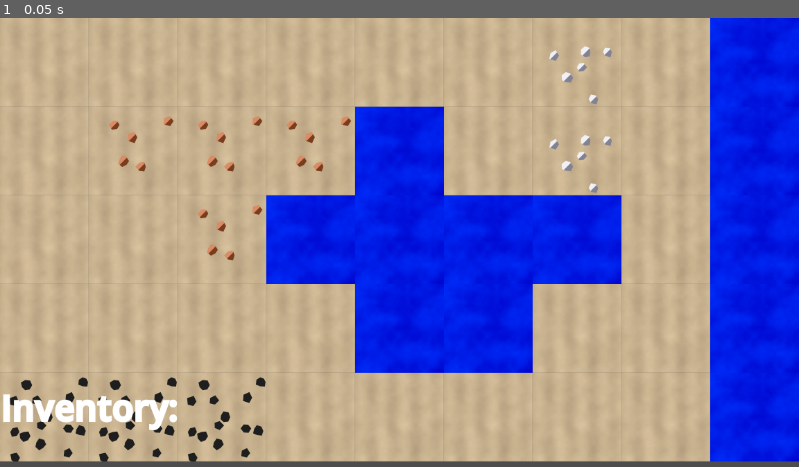
Above: before the commit, frame 1.
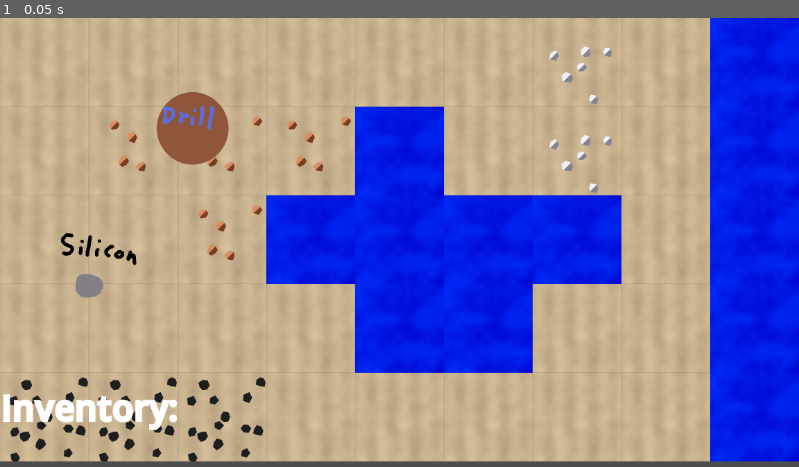
Above: after the commit, the same moment.

Repository: Icewav3/godot-factory-game
Game: Godot game, scene res://Scenes/main.tscn
The game is run twice, just before and just after one commit, with the same random seed, the same clock (stepped at 60 frames per second) and the same inputs.
Inputs:
- Up to frame 1 (0.05 s): no input

The runs differ from the first frame. In frame 1, 1.5% of the frame differs, in the area x 7-29%, y 16-63%.

Commit message:
Last commit for data driven re-write

Diff:
--- a/Data/Buildables/Extractor/CopperDrill.tres
+++ b/Data/Buildables/Extractor/CopperDrill.tres
@@ -1,6 +1,6 @@
 [gd_resource type="Resource" script_class="extractor_data" load_steps=5 format=3 uid="uid://bbnqlt3qbop43"]
 
-[ext_resource type="Script" uid="uid://bgf5vwhivy2w6" path="res://Data/Materials/MaterialData.gd" id="1_aknum"]
+[ext_resource type="Script" uid="uid://bgf5vwhivy2w6" path="res://Data/MaterialData.gd" id="1_aknum"]
 [ext_resource type="Resource" uid="uid://c4doixd50lf2d" path="res://Data/Materials/Copper.tres" id="2_s7hbq"]
 [ext_resource type="Script" uid="uid://clwjim5dlvb30" path="res://Data/Buildables/ExtractorData.gd" id="3_jtear"]
 [ext_resource type="Texture2D" uid="uid://b5fjv65005m88" path="res://Assets/Sprites/Placeholder/DrillTemp.png" id="4_h7vc1"]
--- a/Data/Buildables/Factory/silicon_factory.tres
+++ b/Data/Buildables/Factory/silicon_factory.tres
@@ -1,6 +1,6 @@
 [gd_resource type="Resource" script_class="factory_data" load_steps=8 format=3 uid="uid://g3mwnnll32o3"]
 
-[ext_resource type="Script" uid="uid://bgf5vwhivy2w6" path="res://Data/Materials/MaterialData.gd" id="1_pnl1y"]
+[ext_resource type="Script" uid="uid://bgf5vwhivy2w6" path="res://Data/MaterialData.gd" id="1_pnl1y"]
 [ext_resource type="Resource" uid="uid://dsjv2xdkoow8t" path="res://Data/Materials/Quartz.tres" id="2_0vswb"]
 [ext_resource type="Resource" uid="uid://b4f63fginmdab" path="res://Data/Materials/Sand.tres" id="3_qc28r"]
 [ext_resource type="Script" uid="uid://olroea07qpjh" path="res://Data/Buildables/FactoryData.gd" id="4_0tkck"]
--- a/Data/Materials/Coal.tres
+++ b/Data/Materials/Coal.tres
@@ -1,6 +1,6 @@
 [gd_resource type="Resource" script_class="MaterialData" load_steps=2 format=3 uid="uid://mc4sem26gips"]
 
-[ext_resource type="Script" uid="uid://bgf5vwhivy2w6" path="res://Data/Materials/MaterialData.gd" id="1_e0bur"]
+[ext_resource type="Script" uid="uid://bgf5vwhivy2w6" path="res://Data/MaterialData.gd" id="1_e0bur"]
 
 [resource]
 script = ExtResource("1_e0bur")
--- a/Data/Materials/Copper.tres
+++ b/Data/Materials/Copper.tres
@@ -1,6 +1,6 @@
 [gd_resource type="Resource" script_class="MaterialData" load_steps=2 format=3 uid="uid://c4doixd50lf2d"]
 
-[ext_resource type="Script" uid="uid://bgf5vwhivy2w6" path="res://Data/Materials/MaterialData.gd" id="1_83muv"]
+[ext_resource type="Script" uid="uid://bgf5vwhivy2w6" path="res://Data/MaterialData.gd" id="1_83muv"]
 
 [resource]
 script = ExtResource("1_83muv")
--- a/Data/Materials/Iron.tres
+++ b/Data/Materials/Iron.tres
@@ -1,6 +1,6 @@
 [gd_resource type="Resource" script_class="MaterialData" load_steps=2 format=3 uid="uid://di3456dyy2yox"]
 
-[ext_resource type="Script" uid="uid://bgf5vwhivy2w6" path="res://Data/Materials/MaterialData.gd" id="1_iwisf"]
+[ext_resource type="Script" uid="uid://bgf5vwhivy2w6" path="res://Data/MaterialData.gd" id="1_iwisf"]
 
 [resource]
 script = ExtResource("1_iwisf")
--- a/Data/Materials/Quartz.tres
+++ b/Data/Materials/Quartz.tres
@@ -1,6 +1,6 @@
 [gd_resource type="Resource" script_class="MaterialData" load_steps=2 format=3 uid="uid://dsjv2xdkoow8t"]
 
-[ext_resource type="Script" uid="uid://bgf5vwhivy2w6" path="res://Data/Materials/MaterialData.gd" id="1_go8i8"]
+[ext_resource type="Script" uid="uid://bgf5vwhivy2w6" path="res://Data/MaterialData.gd" id="1_go8i8"]
 
 [resource]
 script = ExtResource("1_go8i8")
--- a/Data/Materials/Sand.tres
+++ b/Data/Materials/Sand.tres
@@ -1,6 +1,6 @@
 [gd_resource type="Resource" script_class="MaterialData" load_steps=2 format=3 uid="uid://b4f63fginmdab"]
 
-[ext_resource type="Script" uid="uid://bgf5vwhivy2w6" path="res://Data/Materials/MaterialData.gd" id="1_hke0x"]
+[ext_resource type="Script" uid="uid://bgf5vwhivy2w6" path="res://Data/MaterialData.gd" id="1_hke0x"]
 
 [resource]
 script = ExtResource("1_hke0x")
--- a/Data/Materials/Silicon.tres
+++ b/Data/Materials/Silicon.tres
@@ -1,6 +1,6 @@
 [gd_resource type="Resource" script_class="MaterialData" load_steps=2 format=3 uid="uid://b40xaydinfwx"]
 
-[ext_resource type="Script" uid="uid://bgf5vwhivy2w6" path="res://Data/Materials/MaterialData.gd" id="1_6bclr"]
+[ext_resource type="Script" uid="uid://bgf5vwhivy2w6" path="res://Data/MaterialData.gd" id="1_6bclr"]
 
 [resource]
 script = ExtResource("1_6bclr")
--- a/Data/Materials/Water.tres
+++ b/Data/Materials/Water.tres
@@ -1,6 +1,6 @@
 [gd_resource type="Resource" script_class="MaterialData" load_steps=3 format=3 uid="uid://boqbms3qwdb40"]
 
-[ext_resource type="Script" uid="uid://bgf5vwhivy2w6" path="res://Data/Materials/MaterialData.gd" id="1_wl7s7"]
+[ext_resource type="Script" uid="uid://bgf5vwhivy2w6" path="res://Data/MaterialData.gd" id="1_wl7s7"]
 [ext_resource type="Material" uid="uid://nl5bsavtgrnu" path="res://Assets/TileSets/TileShaderMaterials/WaterShaderMaterial.tres" id="2_1iv1k"]
 
 [resource]
--- a/Prefabs/Buildables/Drill.tscn
+++ /dev/null
@@ -1,3 +0,0 @@
-[gd_scene format=3 uid="uid://c3yjv2caa8x2r"]
-
-[node name="Drill" type="Node2D"]
--- a/Prefabs/Buildables/Drills/Drill.tscn
+++ /dev/null
@@ -1,3 +0,0 @@
-[gd_scene format=3 uid="uid://c4tylsqde21ll"]
-
-[node name="Drill" type="Node2D"]
--- a/Prefabs/Buildables/Drills/FreeDrill/BasicDrill.tscn
+++ /dev/null
@@ -1,14 +0,0 @@
-[gd_scene load_steps=4 format=3 uid="uid://dgrh05yb8314g"]
-
-[ext_resource type="Script" uid="uid://ueitu1uilnlt" path="res://Prefabs/Buildables/Drills/FreeDrill/FreeDrill.gd" id="1_uwub3"]
-[ext_resource type="PackedScene" uid="uid://dyefxrc4a8n7a" path="res://Components/InventoryComponent.tscn" id="2_5u0g0"]
-[ext_resource type="Texture2D" uid="uid://bylqno1jgdhrp" path="res://icon.svg" id="2_xbsg2"]
-
-[node name="BasicDrill" type="Node2D"]
-script = ExtResource("1_uwub3")
-
-[node name="Sprite2D" type="Sprite2D" parent="."]
-texture = ExtResource("2_xbsg2")
-centered = false
-
-[node name="InventoryComponent" parent="." instance=ExtResource("2_5u0g0")]
--- a/Prefabs/Buildables/Drills/FreeDrill/FreeDrill.gd
+++ /dev/null
@@ -1,43 +0,0 @@
-# Drills/FreeDrill/FreeDrill.gd
-extends BaseExtractor
-
-@export var extraction_interval: float = 5.0  # Time in seconds per resource extraction (increased for slow extraction)
-var timer: float = 0.0
-
-func _ready() -> void:
-	super._ready() # Call the parent's _ready() function
-	set_process(true) # Ensure _process is running
-
-func _process(delta: float) -> void:
-	if _is_paused:
-		return  # Don't process if paused
-
-	timer += delta
-	if timer >= extraction_interval:
-		timer = 0.0
-		_extract()
-
-func _extract() -> void:
-	var world = get_parent()
-	var ore_tilemap = world.get_node_or_null("OreLayer")
-	var ground_tilemap = world.get_node_or_null("GroundLayer")
-
-	if not ore_tilemap or not ground_tilemap:
-		print("Error: One or both tilemap layers are missing on " + name + "!")
-		return
-
-	var local_pos = ore_tilemap.to_local(global_position)
-	var cell = ore_tilemap.local_to_map(local_pos)
-
-	var material = _get_material_from_tilemap(ore_tilemap, cell)
-	if not material:
-		material = _get_material_from_tilemap(ground_tilemap, cell)
-
-	if material:
-		inventory.add_resource(material, 1)  # Add extracted material to inventory
-	else:
-		print(name + ": No extractable material found.")
-
-func consume_fuel(fuel_amount: float) -> bool:
-	# This drill doesn't consume fuel, so always return true.
-	return true
--- a/Prefabs/Buildables/Drills/WaterDrill/WaterDrill.gd
+++ /dev/null
@@ -1,33 +0,0 @@
-# Drills/WaterDrill/WaterDrill.gd
-extends BaseExtractor
-
-@export var extraction_interval: float = 1.0  # Time in seconds per resource extraction
-var timer: float = 0.0
-
-func _perform_extraction(delta: float) -> void:
-	timer += delta
-	if timer >= extraction_interval:
-		timer = 0.0
-		_extract()
-
-func _extract() -> void:
-	var world = get_parent()
-	var ore_tilemap = world.get_node_or_null("OreLayer")
-	var ground_tilemap = world.get_node_or_null("GroundLayer")
-
-	if not ore_tilemap or not ground_tilemap:
-		print("Error: One or both tilemap layers are missing on " + name + "!")
-		return
-
-	var local_pos = ore_tilemap.to_local(global_position)
-	var cell = ore_tilemap.local_to_map(local_pos)
-
-	var material = _get_material_from_tilemap(ore_tilemap, cell)
-
-	if not material:
-		material = _get_material_from_tilemap(ground_tilemap, cell)
-
-	if material:
-		inventory.add_resource(material, 1)  # Add extracted material to inventory
-	else:
-		print(name + ": No extractable material found.")
--- a/Prefabs/Buildables/Drills/WaterDrill/WaterDrill.tscn
+++ /dev/null
@@ -1,14 +0,0 @@
-[gd_scene load_steps=4 format=3 uid="uid://cy68w724iyxdc"]
-
-[ext_resource type="Script" uid="uid://bqfsfi4md2tcf" path="res://Prefabs/Buildables/Drills/WaterDrill/WaterDrill.gd" id="1_70bf1"]
-[ext_resource type="Texture2D" uid="uid://b5fjv65005m88" path="res://Assets/Sprites/Placeholder/DrillTemp.png" id="2_t5kf0"]
-[ext_resource type="PackedScene" uid="uid://dyefxrc4a8n7a" path="res://Components/InventoryComponent.tscn" id="3_d5yfi"]
-
-[node name="WaterDrill" type="Node2D"]
-script = ExtResource("1_70bf1")
-
-[node name="Sprite2D" type="Sprite2D" parent="."]
-texture = ExtResource("2_t5kf0")
-centered = false
-
-[node name="InventoryComponent" parent="." instance=ExtResource("3_d5yfi")]
--- a/Prefabs/Buildables/Drills/BaseExtractor.gd
+++ b/Prefabs/Buildables/Extractor/BaseExtractor.gd
@@ -13,6 +13,7 @@
 		inventory.full_changed.connect(_on_inventory_full_changed)
 	if not data:
 		printerr("Extractor has no data assigned!")
+	_create_sprite_from_data()
 	set_process(true)
 
 func _process(delta):
@@ -22,6 +23,15 @@
 	if _elapsed_time >= data.extraction_interval:
 		_elapsed_time = 0.0
 		_extract()
+
+func _create_sprite_from_data():
+	if data.sprite:
+		var sprite_node = Sprite2D.new()
+		sprite_node.texture = data.sprite
+		add_child(sprite_node)
+		sprite_node.z_index = -1  # Optional: render below other things
+	else:
+		printerr(name + ": No sprite assigned in data.")
 
 func _extract():
 	var world = get_parent()
--- /dev/null
+++ b/Prefabs/Buildables/Extractor/Drill.tscn
@@ -0,0 +1,12 @@
+[gd_scene load_steps=4 format=3 uid="uid://cfpyjx35k0444"]
+
+[ext_resource type="Script" uid="uid://c8mf156gtolfi" path="res://Prefabs/Buildables/Extractor/BaseExtractor.gd" id="1_nsomw"]
+[ext_resource type="Resource" uid="uid://bbnqlt3qbop43" path="res://Data/Buildables/Extractor/CopperDrill.tres" id="2_32byy"]
+[ext_resource type="PackedScene" uid="uid://dyefxrc4a8n7a" path="res://Components/InventoryComponent.tscn" id="3_nsomw"]
+
+[node name="Drill" type="Node2D"]
+z_index = 1
+script = ExtResource("1_nsomw")
+data = ExtResource("2_32byy")
+
+[node name="InventoryComponent" parent="." instance=ExtResource("3_nsomw")]
--- a/Prefabs/Buildables/Factories/BaseFactory.gd
+++ /dev/null
@@ -1,39 +0,0 @@
-# Factories/BaseFactory.gd
-extends Node2D
-class_name BaseFactory
-
-@export var production_interval: float = 3.0  # seconds per production cycle
-# This gets the inventory component to store and draw from
-@onready var inventory: InventoryComponent = $InventoryComponent
-
-var timer: float = 0.0
-var _is_paused: bool = false
-
-func _ready():
-	if inventory:
-		inventory.full_changed.connect(_on_inventory_full_changed)
-	else:
-		printerr("Error: InventoryComponent not found on " + name + "!")
-	# Ensure _process is enabled in the base class
-	set_process(true)
-
-func _process(delta: float):
-	if !_is_paused:
-		timer += delta
-		if timer >= production_interval:
-			timer = 0.0
-			_produce()
-	else:
-		# Reset timer
-		timer = production_interval
-
-func _produce():
-	# Base method, should be overridden by child classes.
-	print("BaseFactory production cycle - override this!")
-
-func _on_inventory_full_changed(is_full: bool) -> void:
-	_is_paused = is_full
-	if _is_paused:
-		print(name + ": Production paused - Inventory full.")
-	else:
-		print(name + ": Production resumed - Inventory not full.")
--- a/Prefabs/Buildables/Factories/SiliconFactory.gd
+++ /dev/null
@@ -1,20 +0,0 @@
-# Factories/SiliconFactory.gd
-extends BaseFactory
-
-# Define the recipe for silicon production
-@export var required_resources: Dictionary[MaterialData, int] = {
-}
-@export var produced_resource: MaterialData
-
-func _produce():
-	# Guard check if required resources are available.
-	for resource in required_resources.keys():
-		if !inventory.has_enough(resource, required_resources[resource]):
-			print("Not enough ", resource.material_name, " to produce ", produced_resource.material_name)
-			return
-	# Consume resources
-	for resource in required_resources.keys():
-		inventory.remove_resource(resource, required_resources[resource])
-
-	# Add produced resource to singleton
-	InventoryManager.add_resource(produced_resource, 1)
--- a/Prefabs/Buildables/Factories/SiliconFactory.tscn
+++ /dev/null
@@ -1,23 +0,0 @@
-[gd_scene load_steps=8 format=3 uid="uid://barjdg1ko4no0"]
-
-[ext_resource type="Texture2D" uid="uid://hl71xfulck27" path="res://Assets/Sprites/Placeholder/SiliconFactoryTemp.png" id="1_cyr4e"]
-[ext_resource type="Script" uid="uid://bto7p8768s4r4" path="res://Prefabs/Buildables/Factories/SiliconFactory.gd" id="1_k1rr2"]
-[ext_resource type="Resource" uid="uid://dsjv2xdkoow8t" path="res://Data/Materials/Quartz.tres" id="2_e7f71"]
-[ext_resource type="Script" uid="uid://bgf5vwhivy2w6" path="res://Data/Materials/MaterialData.gd" id="2_fek0n"]
-[ext_resource type="Resource" uid="uid://b4f63fginmdab" path="res://Data/Materials/Sand.tres" id="3_my34q"]
-[ext_resource type="Resource" uid="uid://b40xaydinfwx" path="res://Data/Materials/Silicon.tres" id="4_my34q"]
-[ext_resource type="PackedScene" uid="uid://dyefxrc4a8n7a" path="res://Components/InventoryComponent.tscn" id="7_la1rb"]
-
-[node name="SiliconFactory" type="Node2D"]
-script = ExtResource("1_k1rr2")
-required_resources = Dictionary[ExtResource("2_fek0n"), int]({
-ExtResource("2_e7f71"): 1,
-ExtResource("3_my34q"): 1
-})
-produced_resource = ExtResource("4_my34q")
-
-[node name="Sprite2D" type="Sprite2D" parent="."]
-texture = ExtResource("1_cyr4e")
-centered = false
-
-[node name="InventoryComponent" parent="." instance=ExtResource("7_la1rb")]
--- /dev/null
+++ b/Prefabs/Buildables/Factory/BaseFactory.gd
@@ -0,0 +1,67 @@
+extends Node2D
+class_name BaseFactory
+
+@export var data: factory_data
+@onready var inventory: InventoryComponent = $InventoryComponent
+@onready var sprite_node: Sprite2D = $Sprite2D
+
+var _elapsed_time: float = 0.0
+var _is_paused: bool = false
+
+func _ready():
+	if inventory:
+		inventory.full_changed.connect(_on_inventory_full_changed)
+		# Pull inventory size from data if not manually set
+		if inventory.max_capacity < 0 and data and data.has("max_inventory_capacity"):
+			inventory.max_capacity = data.max_inventory_capacity
+	else:
+		printerr("Error: InventoryComponent not found on " + name + "!")
+
+	if not data:
+		printerr("BaseFactory missing factory_data!")
+
+	_create_sprite_from_data()
+	set_process(true)
+
+func _process(delta: float):
+	if _is_paused or not data:
+		return
+
+	_elapsed_time += delta
+	if _elapsed_time >= data.production_interval:
+		_elapsed_time = 0.0
+		_produce()
+
+func _create_sprite_from_data():
+	if data.sprite:
+		var sprite_node = Sprite2D.new()
+		sprite_node.texture = data.sprite
+		add_child(sprite_node)
+		sprite_node.z_index = -1  # Optional: render below other things
+	else:
+		printerr(name + ": No sprite assigned in data.")
+
+func _produce():
+	# Example production logic based on .data
+
+	# Check if we have enough input resources
+	for resource in data.consumed_resources.keys():
+		var required_amount = data.consumed_resources[resource]
+		if not inventory.has_enough(resource, required_amount):
+			print(name + ": Not enough " + resource.material_name + " to produce.")
+			return
+
+	# Remove consumed resources from inventory
+	for resource in data.consumed_resources.keys():
+		inventory.remove_resource(resource, data.consumed_resources[resource])
+
+	# Add produced resources to inventory
+	for resource in data.produced_resource.keys():
+		inventory.add_resource(resource, data.produced_resource[resource])
+
+func _on_inventory_full_changed(is_full: bool) -> void:
+	_is_paused = is_full
+	if _is_paused:
+		print(name + ": Production paused - Inventory full.")
+	else:
+		print(name + ": Production resumed - Inventory not full.")
--- /dev/null
+++ b/Prefabs/Buildables/Factory/Factory.tscn
@@ -0,0 +1,14 @@
+[gd_scene load_steps=4 format=3 uid="uid://drnamr0n4kcx0"]
+
+[ext_resource type="Script" uid="uid://dx3nb6yllqfpb" path="res://Prefabs/Buildables/Factory/BaseFactory.gd" id="1_0drov"]
+[ext_resource type="Resource" uid="uid://g3mwnnll32o3" path="res://Data/Buildables/Factory/silicon_factory.tres" id="2_vh76f"]
+[ext_resource type="Script" uid="uid://bujdts2kkoqox" path="res://Scripts/Components/InventoryComponent.gd" id="3_gb4f0"]
+
+[node name="Factory" type="Node2D"]
+z_index = 1
+script = ExtResource("1_0drov")
+data = ExtResource("2_vh76f")
+
+[node name="InventoryComponent" type="Node" parent="."]
+script = ExtResource("3_gb4f0")
+metadata/_custom_type_script = "uid://bujdts2kkoqox"
--- a/Scenes/world.tscn
+++ b/Scenes/world.tscn
@@ -1,28 +1,26 @@
-[gd_scene load_steps=6 format=4 uid="uid://cmw5ja41ykeup"]
+[gd_scene load_steps=5 format=4 uid="uid://cmw5ja41ykeup"]
 
 [ext_resource type="TileSet" uid="uid://c4yubo5d476u2" path="res://Assets/TileSets/Map/WorldTileSet.tres" id="1_fo5ed"]
 [ext_resource type="TileSet" uid="uid://5t7sfv0o680x" path="res://Assets/TileSets/RawMaterials/OreTileSet.tres" id="2_5ukr8"]
-[ext_resource type="Script" uid="uid://c8mf156gtolfi" path="res://Prefabs/Buildables/Drills/BaseExtractor.gd" id="3_8j60k"]
-[ext_resource type="Resource" uid="uid://bbnqlt3qbop43" path="res://Data/Buildables/Extractor/CopperDrill.tres" id="4_fo5ed"]
-[ext_resource type="Script" uid="uid://bujdts2kkoqox" path="res://Scripts/Components/InventoryComponent.gd" id="5_fo5ed"]
+[ext_resource type="PackedScene" uid="uid://cfpyjx35k0444" path="res://Prefabs/Buildables/Extractor/Drill.tscn" id="3_5a7ea"]
+[ext_resource type="PackedScene" uid="uid://drnamr0n4kcx0" path="res://Prefabs/Buildables/Factory/Factory.tscn" id="4_8j60k"]
 
 [node name="World" type="Node2D"]
 
 [node name="GroundLayer" type="TileMapLayer" parent="."]
 tile_map_data = PackedByteArray("AAAAAAAAAAAAAAAAAAABAAAAAAAAAAAAAAACAAAAAAAAAAAAAAAAAAEAAAAAAAAAAAABAAEAAAAAAAAAAAACAA …(1120 unchanged characters)…
 tile_set = ExtResource("1_fo5ed")
+y_sort_origin = -2
 collision_enabled = false
 
 [node name="OreLayer" type="TileMapLayer" parent="."]
 tile_map_data = PackedByteArray("AAABAAEAAgAAAAAAAAACAAEAAgAAAAAAAAADAAEAAgAAAAAAAAAGAAAAAgABAAAAAAAGAAEAAgABAAAAAAAKAAMAAgADAAAAAAALAAMAAgADAAAAAAAMAAMAAgADAAAAAAACAAQAAgACAAAAAAABAAQAAgACAAAAAAAAAAQAAgACAAAAAAACAAIAAgAAAAAAAAA=")
 tile_set = ExtResource("2_5ukr8")
+y_sort_origin = -1
 collision_enabled = false
 
-[node name="Drill" type="Node2D" parent="."]
+[node name="Drill" parent="." instance=ExtResource("3_5a7ea")]
 position = Vector2(547, 310)
-script = ExtResource("3_8j60k")
-data = ExtResource("4_fo5ed")
 
-[node name="InventoryComponent" type="Node" parent="Drill"]
-script = ExtResource("5_fo5ed")
-metadata/_custom_type_script = "uid://bujdts2kkoqox"
+[node name="Factory" parent="." instance=ExtResource("4_8j60k")]
+position = Vector2(273, 714)
--- a/Scripts/Components/InventoryComponent.gd
+++ b/Scripts/Components/InventoryComponent.gd
@@ -51,7 +51,7 @@
 		items[resource] += amount
 	else:
 		items[resource] = amount
-	print(get_parent().name + " has " + str(items[resource]) + str(resource.material_name))
+	print(get_parent().name + " has " + str(items[resource]) + " " + str(resource.material_name))
 
 
 func _update_full_status() -> void:
Renamed: Data/Buildables/BuildableData.gd -> Data/BuildableData.gd
Renamed: Data/Buildables/BuildableData.gd.uid -> Data/BuildableData.gd.uid
Renamed: Data/Materials/MaterialData.gd -> Data/MaterialData.gd
Renamed: Data/Materials/MaterialData.gd.uid -> Data/MaterialData.gd.uid
Not shown, removed: Prefabs/Buildables/Drills/FreeDrill/FreeDrill.gd.uid
Not shown, removed: Prefabs/Buildables/Drills/WaterDrill/WaterDrill.gd.uid
Renamed: Prefabs/Buildables/Drills/BaseExtractor.gd.uid -> Prefabs/Buildables/Extractor/BaseExtractor.gd.uid
Not shown, removed: Prefabs/Buildables/Factories/SiliconFactory.gd.uid
Renamed: Prefabs/Buildables/Factories/BaseFactory.gd.uid -> Prefabs/Buildables/Factory/BaseFactory.gd.uid
